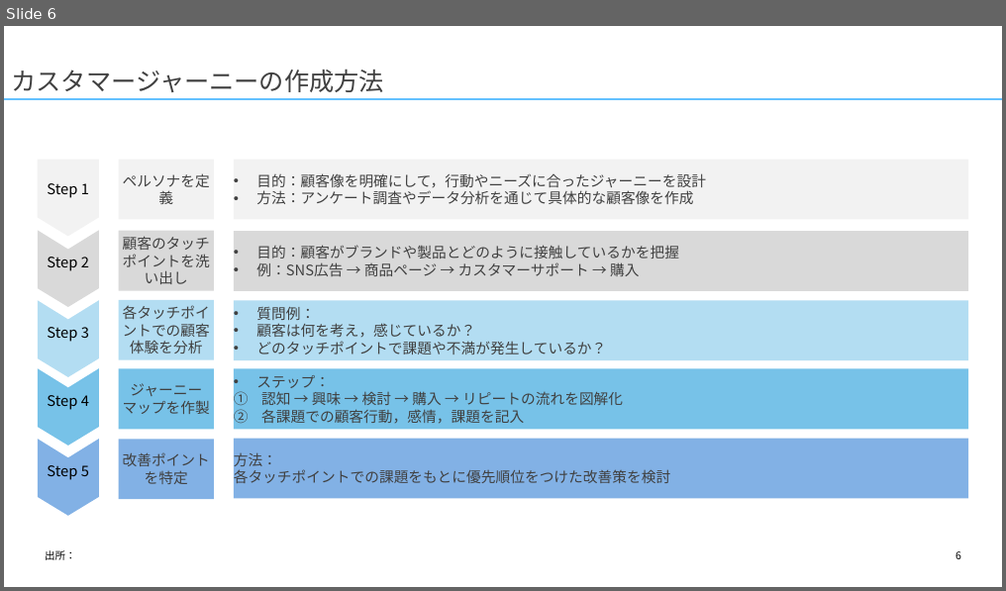
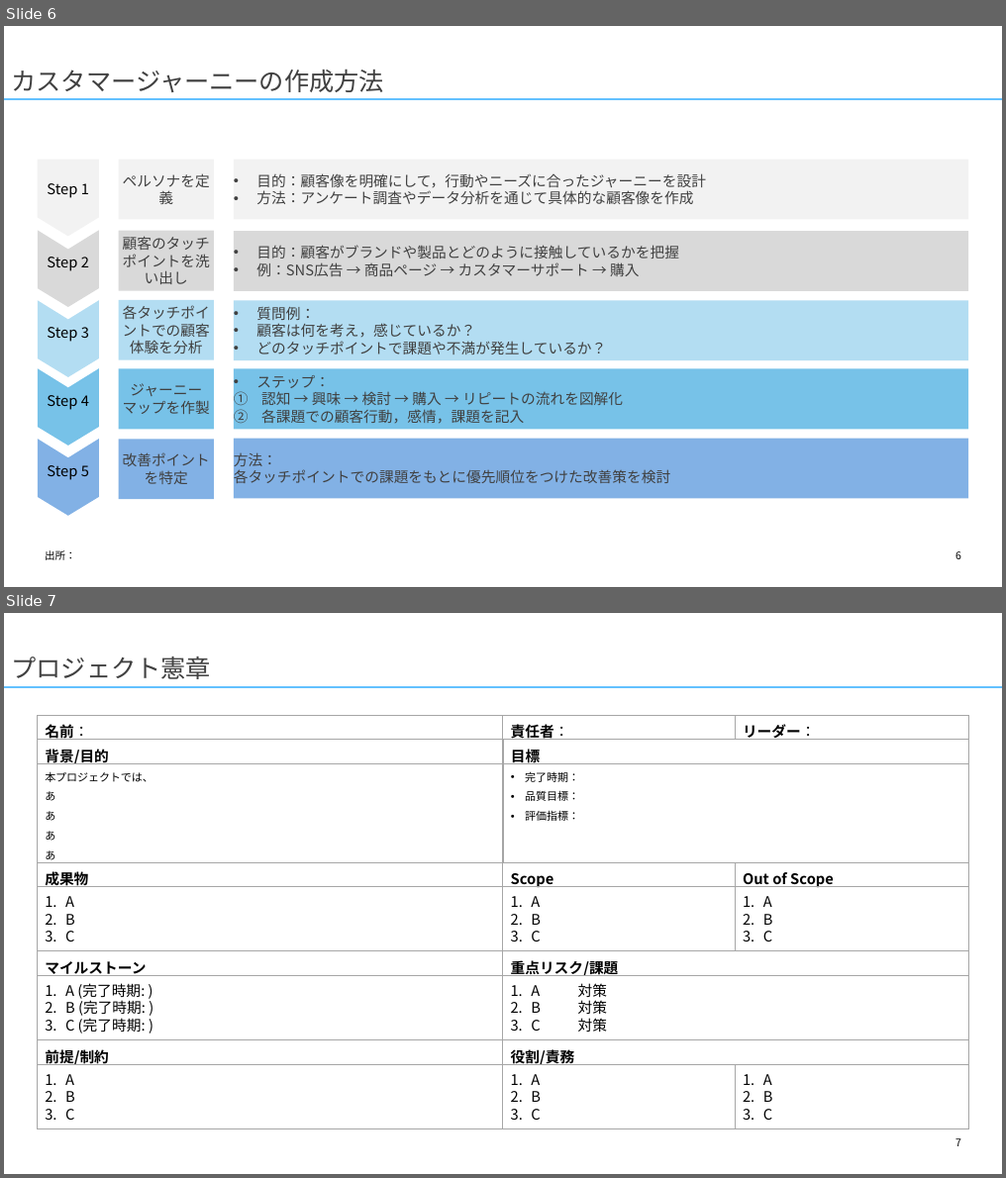
Before and after one commit to yuzucha16/dotfiles, a slide deck: office/Blank.potx. Shown one above the other, each under a label of ours: slide 6 before the commit, slides 6 and 7 after it. The pictures are 1006x591 and 1006x1178 pixels, drawn with LibreOffice and Linux fonts; fonts in the diff are those of the drawing. Boxes give left, top, right and bottom in pixels: in the first picture for what was removed or moved away, otherwise in the second. Text is boxed around its words. In the diff, an @@ line names an element or a change of style, - is before the commit and + after.

```diff
--- a/office/Blank.potx
+++ b/office/Blank.potx
@@ slide 7 added at (4, 613, 1002, 1174), background #FFFFFF @@
@@ title added at (12, 657, 212, 679), 24 pt, text #404040 @@
+プロジェクト憲章
@@ line added from (4, 687) to (1002, 687), #63C1FF 2.25 pt @@
@@ rectangle added at (38, 716, 503, 740), outline #A6A6A6 0.75 pt, 14 pt, text #000000, bold @@
+名前：
@@ rectangle added at (503, 716, 736, 740), outline #A6A6A6 0.75 pt, 14 pt, text #000000, bold @@
+責任者：
@@ rectangle added at (736, 716, 969, 740), outline #A6A6A6 0.75 pt, 14 pt, text #000000, bold @@
+リーダー：
@@ rectangle added at (38, 740, 503, 763), outline #A6A6A6 0.75 pt, 14 pt, text #000000, bold @@
+背景/目的
@@ rectangle added at (503, 740, 969, 763), outline #A6A6A6 0.75 pt, 14 pt, text #000000, bold @@
+目標
@@ rectangle added at (38, 764, 503, 863), outline #A6A6A6 0.75 pt, 10.5 pt, text #000000 @@
+本プロジェクトでは、
+あ
+あ
+あ
+あ
@@ rectangle added at (503, 764, 969, 863), outline #A6A6A6 0.75 pt, 10.5 pt, text #000000 @@
+• 完了時期：
+• 品質目標：
+• 評価指標：
@@ rectangle added at (38, 862, 503, 886), outline #A6A6A6 0.75 pt, 14 pt, text #000000, bold @@
+成果物
@@ rectangle added at (503, 862, 736, 886), outline #A6A6A6 0.75 pt, 14 pt, text #000000, bold @@
+Scope
@@ rectangle added at (736, 862, 969, 886), outline #A6A6A6 0.75 pt, 14 pt, text #000000, bold @@
+Out of Scope
@@ rectangle added at (38, 887, 503, 952), outline #A6A6A6 0.75 pt, 14 pt, text #000000 @@
+1. A
+2. B
+3. C
@@ rectangle added at (503, 887, 736, 952), outline #A6A6A6 0.75 pt, 14 pt, text #000000 @@
+1. A
+2. B
+3. C
@@ rectangle added at (736, 887, 969, 952), outline #A6A6A6 0.75 pt, 14 pt, text #000000 @@
+1. A
+2. B
+3. C
@@ rectangle added at (38, 952, 503, 975), outline #A6A6A6 0.75 pt, 14 pt, text #000000, bold @@
+マイルストーン
@@ rectangle added at (503, 952, 969, 975), outline #A6A6A6 0.75 pt, 14 pt, text #000000, bold @@
+重点リスク/課題
@@ rectangle added at (38, 976, 503, 1041), outline #A6A6A6 0.75 pt, 14 pt, text #000000 @@
+1. A (完了時期: )
+2. B (完了時期: )
+3. C (完了時期: )
@@ rectangle added at (503, 976, 969, 1041), outline #A6A6A6 0.75 pt, 14 pt, text #000000 @@
+1. A 対策
+2. B 対策
+3. C 対策
@@ rectangle added at (38, 1041, 503, 1064), outline #A6A6A6 0.75 pt, 14 pt, text #000000, bold @@
+前提/制約
@@ rectangle added at (503, 1041, 969, 1064), outline #A6A6A6 0.75 pt, 14 pt, text #000000, bold @@
+役割/責務
@@ rectangle added at (38, 1065, 503, 1130), outline #A6A6A6 0.75 pt, 14 pt, text #000000 @@
+1. A
+2. B
+3. C
@@ rectangle added at (503, 1065, 736, 1130), outline #A6A6A6 0.75 pt, 14 pt, text #000000 @@
+1. A
+2. B
+3. C
@@ rectangle added at (736, 1065, 969, 1130), outline #A6A6A6 0.75 pt, 14 pt, text #000000 @@
+1. A
+2. B
+3. C
@@ page number added at (955, 1139, 961, 1147), 10 pt, text #000000 @@
+7
```
Also in this commit, not shown: 1 slide changed, 2 other slides added.
